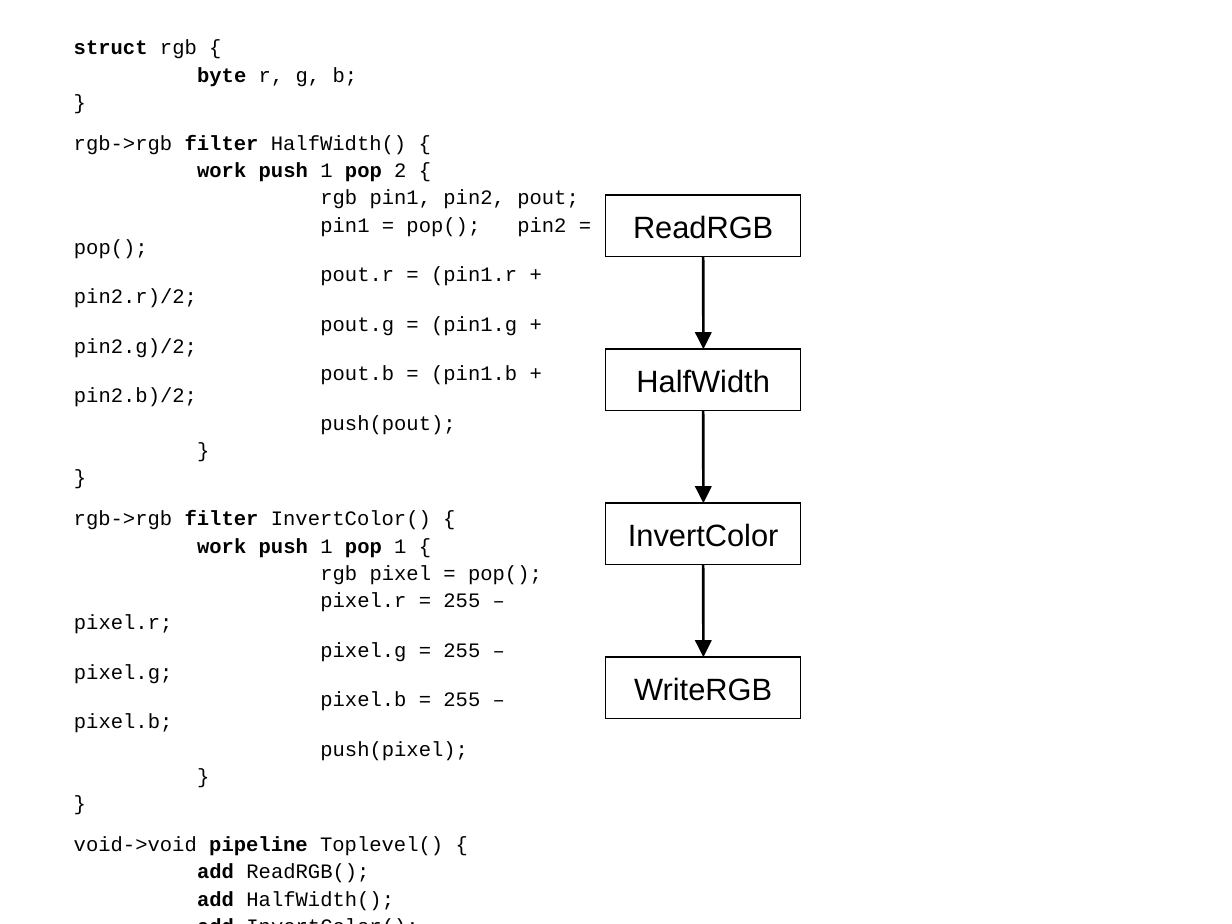
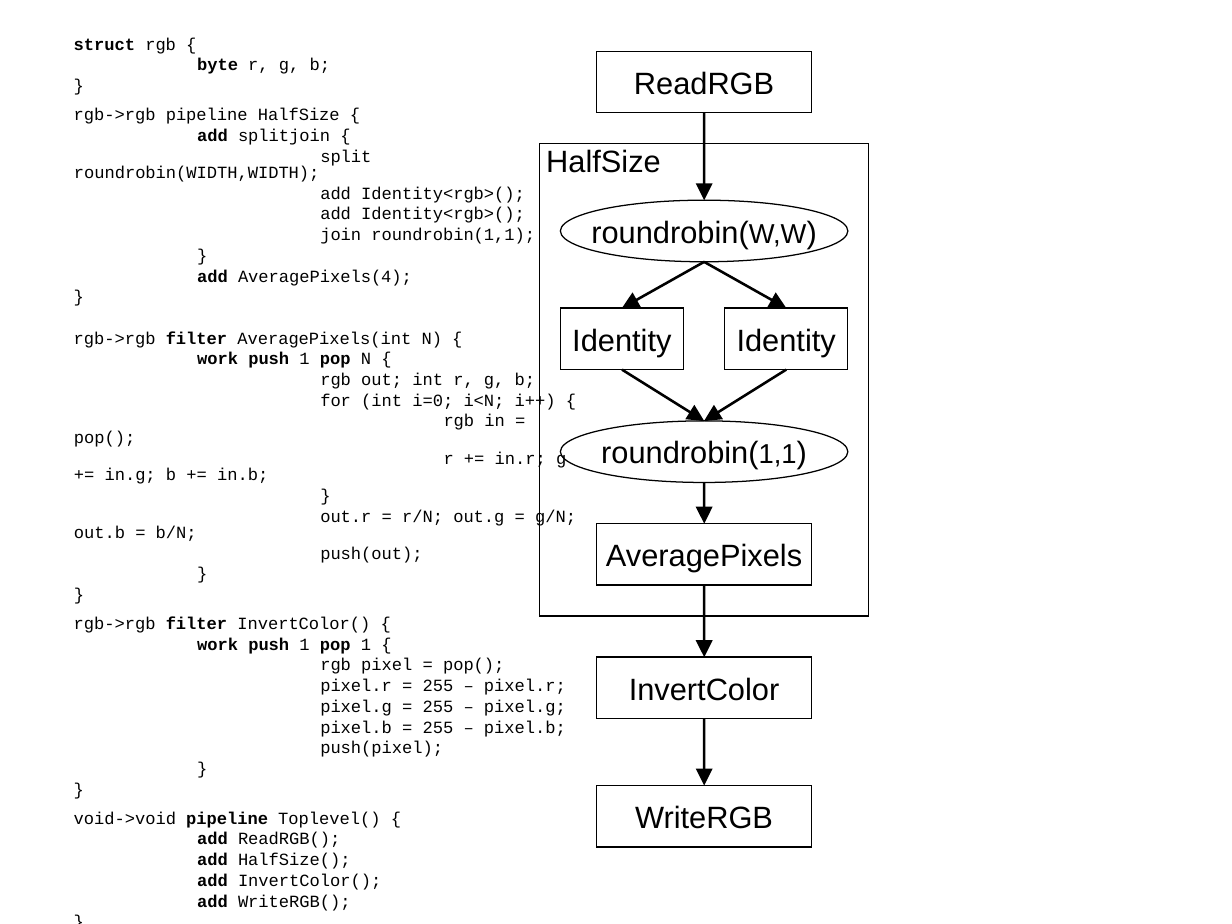
Before and after one commit to rrnewton/StreamIt, a slide deck: slide 1 of streams/docs/pldi-07-compression/streamit-figure.ppt. Drawn at 1232x924 pixels with LibreOffice and Linux fonts; fonts in the diff are those of the drawing. Boxes give left, top, right and bottom in pixels: in the first picture for what was removed or moved away, otherwise in the second. Text is boxed around its words. In the diff, an @@ line names an element or a change of style, - is before the commit and + after.

```diff
--- a/streams/docs/pldi-07-compression/streamit-figure.ppt
+++ b/streams/docs/pldi-07-compression/streamit-figure.ppt
@@ text at <box>74,37,566,911</box>: size 12 to 10 pt in "struct rgb {", "byte r, g, b;", "}", "}" and 15 more places; line spacing 0.9 to 0.8 @@
@@ rectangle "ReadRGB": place and size @@
-rectangle "ReadRGB" at <box>606,195,801,256</box>
+rectangle "ReadRGB" at <box>596,52,812,113</box>
@@ text at <box>74,107,576,563</box>: text changed; size 12 to 10 pt @@
-rgb->rgb filter HalfWidth() {
-work push 1 pop 2 {
-rgb pin1, pin2, pout;
-pin1 = pop(); pin2 = pop();
-pout.r = (pin1.r + pin2.r)/2;
-pout.g = (pin1.g + pin2.g)/2;
-pout.b = (pin1.b + pin2.b)/2;
-push(pout);
+rgb->rgb pipeline HalfSize {
+add splitjoin {
+split roundrobin(WIDTH,WIDTH);
+add Identity<rgb>();
+add Identity<rgb>();
+join roundrobin(1,1);
+}
+add AveragePixels(4);
+}
+rgb->rgb filter AveragePixels(int N) {
+work push 1 pop N {
+rgb out; int r, g, b;
+for (int i=0; i<N; i++) {
+rgb in = pop();
+r += in.r; g += in.g; b += in.b;
+}
+out.r = r/N; out.g = g/N; out.b = b/N;
+push(out);
@@ arrow moved from (703, 256) - (703, 349) to (703, 113) - (705, 201) @@
@@ rectangle added at <box>540,144,869,616</box>, outline #000000 0.74 pt @@
@@ text added at <box>546,149,661,173</box>, 18 pt, text #000000 @@
+HalfSize
@@ ellipse added at <box>561,201,848,262</box>, outline #000000 0.74 pt, 18 pt, text #000000 @@
+roundrobin(W,W)
@@ arrow added from (705, 262) to (622, 308), #000000 1.5 pt @@
@@ arrow added from (703, 262) to (786, 308), #000000 1.5 pt @@
@@ rectangle added at <box>561,308,684,370</box>, outline #000000 0.74 pt, 18 pt, text #000000 @@
+Identity
@@ rectangle added at <box>724,308,848,370</box>, outline #000000 0.74 pt, 18 pt, text #000000 @@
+Identity
@@ rectangle removed at <box>606,349,801,410</box> @@
-HalfWidth
@@ arrow added from (622, 370) to (705, 421), #000000 1.5 pt @@
@@ arrow added from (786, 370) to (703, 421), #000000 1.5 pt @@
@@ ellipse added at <box>561,421,848,483</box>, outline #000000 0.74 pt, 18 pt, text #000000 @@
+roundrobin(1,1)
@@ arrow moved from (703, 410) - (703, 503) to (703, 483) - (705, 524) @@
@@ rectangle added at <box>596,524,812,585</box>, outline #000000 0.74 pt, 18 pt, text #000000 @@
+AveragePixels
@@ arrow moved from (703, 564) - (703, 657) to (703, 585) - (705, 657) @@
@@ rectangle "InvertColor": place and size @@
-rectangle "InvertColor" at <box>606,503,801,564</box>
+rectangle "InvertColor" at <box>596,657,812,718</box>
@@ arrow added from (703, 718) to (705, 786), #000000 1.5 pt @@
@@ rectangle "WriteRGB": place and size @@
-rectangle "WriteRGB" at <box>606,657,801,718</box>
+rectangle "WriteRGB" at <box>596,786,812,848</box>
@@ text at <box>197,852,351,869</box>: text changed; size 12 to 10 pt @@
-add HalfWidth();
+add HalfSize();
```
Also in this commit, not shown: 15 other files.
